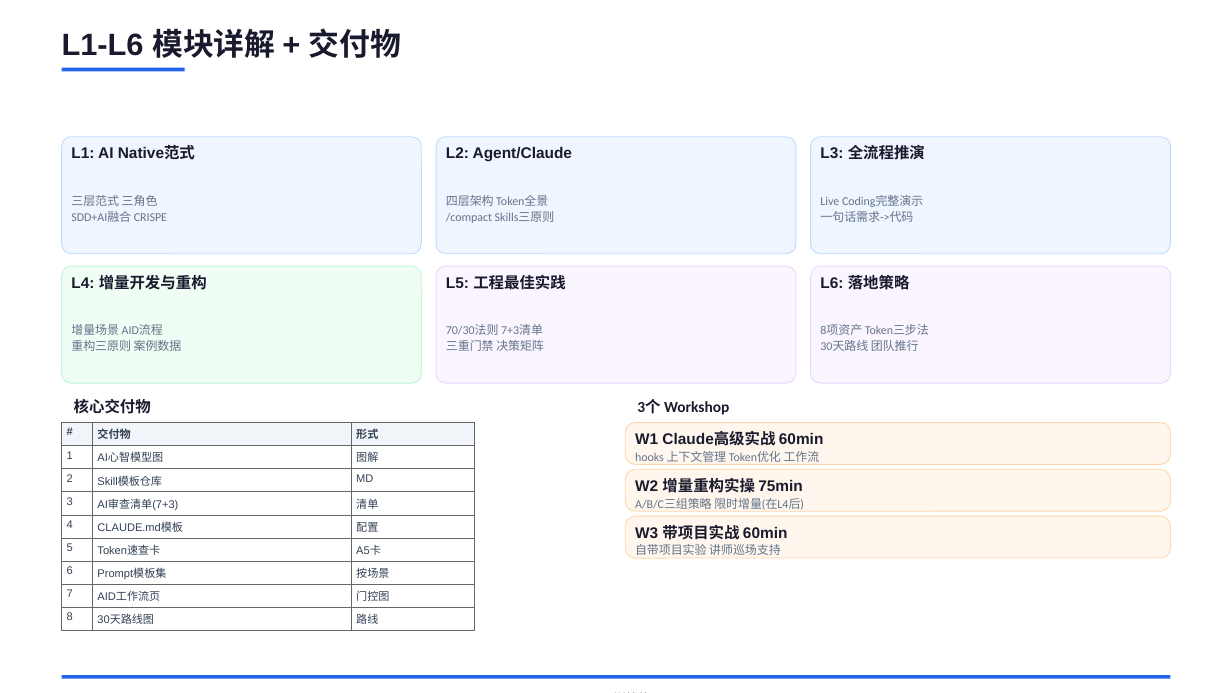
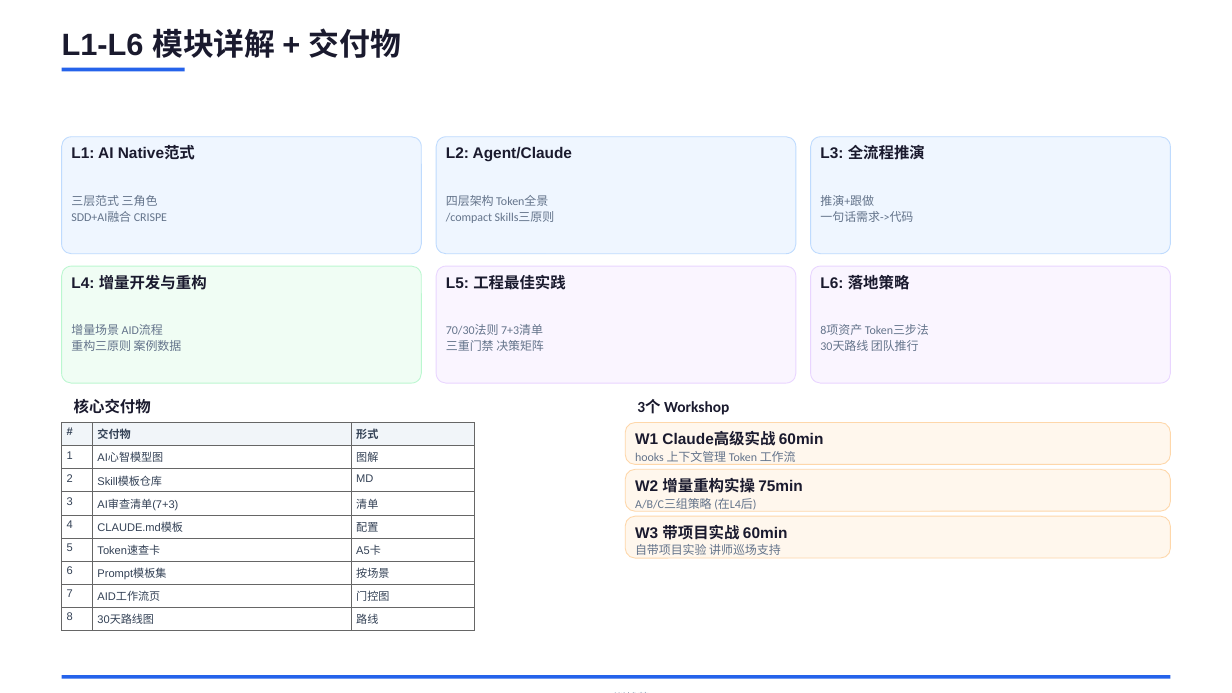
Before and after one commit to JungleTestLabs/ai-coding-training, a slide deck: slide 5 of docs/AI-Native-训战营-介绍与日程.pptx. Drawn at 1232x693 pixels with LibreOffice and Linux fonts; fonts in the diff are those of the drawing. Boxes give left, top, right and bottom in pixels: in the first picture for what was removed or moved away, otherwise in the second. Text is boxed around its words. In the diff, an @@ line names an element or a change of style, - is before the commit and + after.

```diff
--- a/docs/AI-Native-训战营-介绍与日程.pptx
+++ b/docs/AI-Native-训战营-介绍与日程.pptx
@@ text at [820, 195, 874, 206]: text changed @@
-Live Coding完整演示
+推演+跟做
@@ text at [635, 451, 796, 465]: text changed @@
-hooks 上下文管理 Token优化 工作流
+hooks 上下文管理 Token 工作流
@@ text at [635, 498, 756, 510]: text changed @@
-A/B/C三组策略 限时增量(在L4后)
+A/B/C三组策略 (在L4后)
```
Also in this commit, not shown: 5 other slides changed, 2 other files.
